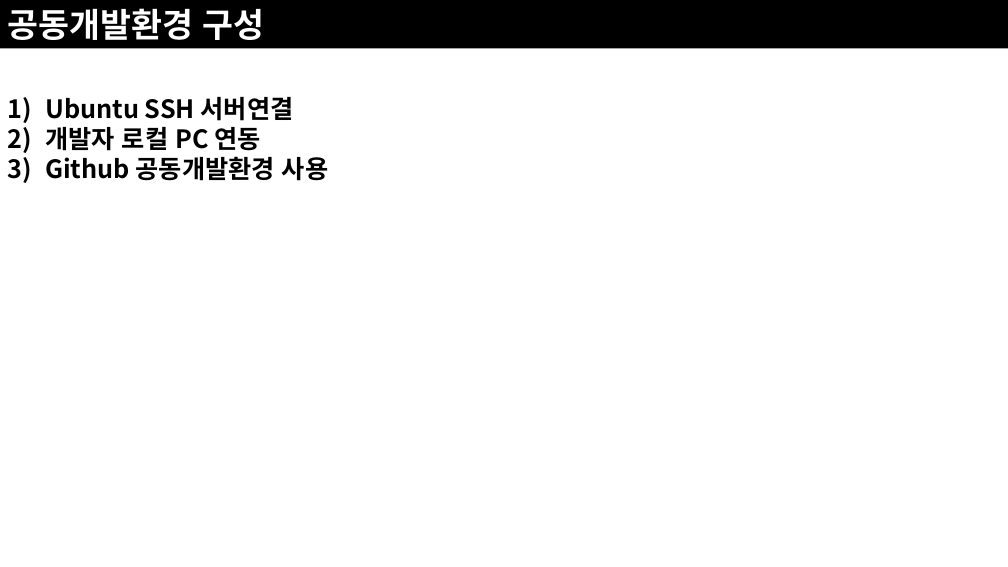
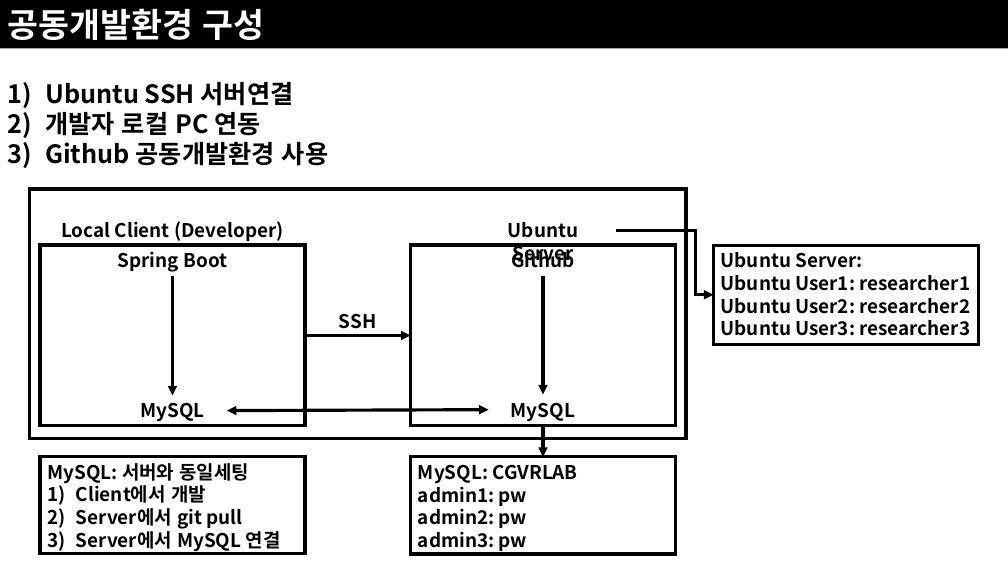
Before and after one commit to JoSihun/CGVR_Lab, a slide deck: slide 4 of documents/01_프로젝트_개발계획.pptx. Drawn at 1008x567 pixels with LibreOffice and Linux fonts; fonts in the diff are those of the drawing. Boxes give left, top, right and bottom in pixels: in the first picture for what was removed or moved away, otherwise in the second. Text is boxed around its words. In the diff, an @@ line names an element or a change of style, - is before the commit and + after.

```diff
--- a/documents/01_프로젝트_개발계획.pptx
+++ b/documents/01_프로젝트_개발계획.pptx
@@ text "Ubuntu SSH 서버연결" moved from (x1=45, y1=97, x2=328, y2=181) to (x1=45, y1=82, x2=328, y2=166) @@
@@ group added at (x1=29, y1=189, x2=979, y2=554): 7 texts, 6 rectangles, 4 arrows, 1 double arrow, 1 elbow arrow @@
+Spring Boot
+MySQL
+Github
+SSH
+MySQL
+Local Client (Developer)
+Ubuntu Server
+Ubuntu Server:
+Ubuntu User1: researcher1
+Ubuntu User2: researcher2
+Ubuntu User3: researcher3
+MySQL: CGVRLAB
+admin1: pw
+admin2: pw
+admin3: pw
+MySQL: 서버와 동일세팅
+1) Client에서 개발
+2) Server에서 git pull
+3) Server에서 MySQL 연결
```
Also in this commit, not shown: 8 other slides changed, 11 slides added, 5 slides removed.
